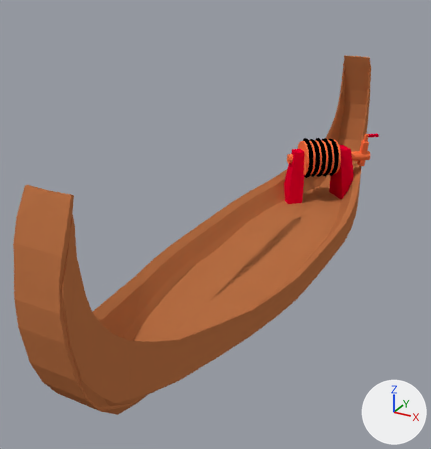
Before and after pictures for a commit that changed the Blender file Assets/Models/LODKA.blend.
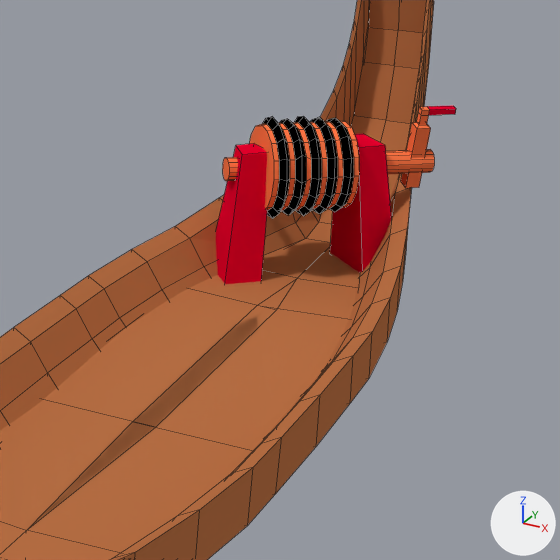
There are two pictures of each version: one whole from a 50 mm camera at (61.34, -61.66, 16.81) aimed at (53.58, -47.55, 9.76), one close up on the part from 46% to 97% of the width and 20% to 70% of the height. Lighting does not change. The marker at lower right points along +X, +Y and +Z. The close-ups show mesh edges as thin lines.
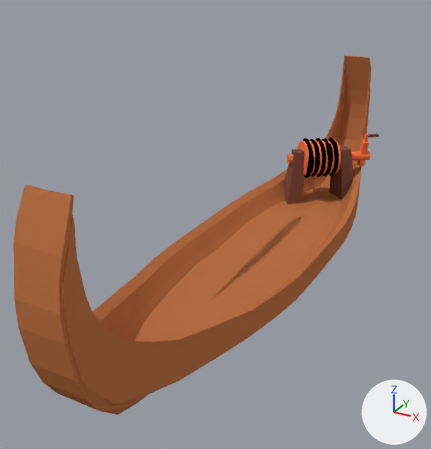
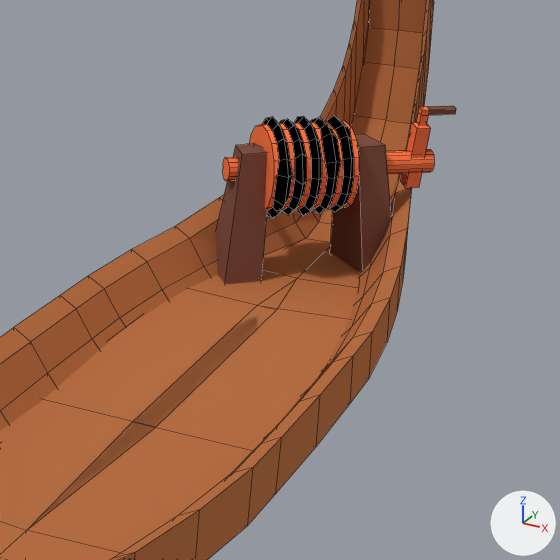
What the commit changed:
Material 'Material.002' (mat_material_002) changes colour from red #e7002d to brown #7f5244; in linear values from (0.8, 0.0, 0.0266) to (0.212, 0.0844, 0.0578).
me_cylinder_001 has 309 vertices, 281 faces and spans x -1.17..1.36, y -1.15..1.17, z -3.45..1.82.
me_cylinder_001 is used by ob_cylinder; location (54.83, -42.41, 10.59); rotation (-1.63, -1.745, 2.3), in degrees (-93, -100, 132); scale (0.596, 0.596, 0.596).
Part 1, on me_cylinder_001:
Vertex 105 of me_cylinder_001 moves from (0.59, -0.81, 0.5) at pixel (295, 160) to (0.61, -0.79, 0.51) at pixel (294, 158).
Vertex 106 of me_cylinder_001 moves from (0.21, -0.98, 0.5) at pixel (295, 178) to (0.19, -0.98, 0.51) at pixel (294, 179).
Vertex 107 of me_cylinder_001 moves from (-0.21, -0.98, 0.5) at pixel (292, 195) to (-0.22, -0.97, 0.51) at pixel (292, 195).
Vertex 118 of me_cylinder_001 moves from (0.87, -0.5, -0.5) at pixel (335, 140) to (0.92, -0.42, -0.56) at pixel (336, 137).
Vertex 119 of me_cylinder_001 moves from (0.59, -0.81, -0.5) at pixel (337, 158) to (0.51, -0.87, -0.56) at pixel (340, 162).
Vertex 134 of me_cylinder_001 moves from (0.87, -0.5, -0.25) at pixel (324, 141) to (0.92, -0.42, -0.19) at pixel (321, 137).
Vertex 135 of me_cylinder_001 moves from (0.59, -0.81, -0.25) at pixel (327, 158) to (0.51, -0.87, -0.19) at pixel (325, 163).
Vertex 166 of me_cylinder_001 moves from (0.24, -1.15, 0.75) at pixel (286, 181) to (0.35, -1.2, 0.75) at pixel (288, 177).
Vertex 167 of me_cylinder_001 moves from (-0.24, -1.15, 0.75) at pixel (284, 200) to (-0.35, -1.2, 0.75) at pixel (284, 206).
Vertex 176 of me_cylinder_001 moves from (1.04, 0.34, -0.75) at pixel (335, 117) to (1.05, 0.43, -0.75) at pixel (333, 115).
Vertex 177 of me_cylinder_001 moves from (1.09, -0.11, -0.75) at pixel (341, 124) to (1.12, -0.2, -0.75) at pixel (343, 124).
Vertex 192 of me_cylinder_001 moves from (0.95, 0.31, -0.62) at pixel (329, 121) to (0.93, 0.39, -0.57) at pixel (326, 121).
Vertex 193 of me_cylinder_001 moves from (0.99, -0.1, -0.62) at pixel (335, 127) to (0.99, -0.19, -0.57) at pixel (334, 129).
Vertex 208 of me_cylinder_001 moves from (0.97, -0.56, -0.38) at pixel (331, 138) to (1.07, -0.51, -0.38) at pixel (331, 133).
Vertex 209 of me_cylinder_001 moves from (0.66, -0.91, -0.38) at pixel (334, 157) to (0.62, -1.01, -0.38) at pixel (335, 161).
Vertex 255 of me_cylinder_001 moves from (0.73, -0.89, 0.39) at pixel (301, 155) to (0.77, -0.88, 0.39) at pixel (302, 153).
Vertex 256 of me_cylinder_001 moves from (0.17, -1.14, 0.39) at pixel (301, 183) to (0.15, -1.17, 0.38) at pixel (302, 184).
Vertex 257 of me_cylinder_001 moves from (-0.23, -1.09, 0.37) at pixel (299, 198) to (-0.25, -1.1, 0.37) at pixel (299, 199).
Vertex 270 of me_cylinder_001 moves from (0.21, -0.98, 0.62) at pixel (289, 178) to (0.3, -0.95, 0.57) at pixel (292, 174).
Vertex 271 of me_cylinder_001 moves from (-0.21, -0.98, 0.62) at pixel (287, 195) to (-0.3, -0.95, 0.57) at pixel (288, 198).
Vertex 286 of me_cylinder_001 moves from (0.21, -0.98, 0.88) at pixel (279, 179) to (0.3, -0.95, 0.93) at pixel (276, 175).
Vertex 287 of me_cylinder_001 moves from (-0.21, -0.98, 0.88) at pixel (276, 195) to (-0.3, -0.95, 0.93) at pixel (273, 199).
Vertex 296 of me_cylinder_001 moves from (0.95, 0.31, -0.88) at pixel (340, 121) to (0.93, 0.39, -0.93) at pixel (340, 120).
Vertex 297 of me_cylinder_001 moves from (0.99, -0.1, -0.88) at pixel (346, 127) to (0.99, -0.19, -0.93) at pixel (349, 129).

What differs and where, as boxes [x1, y1, x2, y2] in the close-ups (560 x 560 px; the box of a moved part takes in the faces that stretch with it):
'Cylinder', recoloured, reshaped: [223, 106, 456, 219] in both
'Cube.202', recoloured (red to brown): [216, 143, 267, 284] in both
'Cube.201', recoloured (red to brown): [330, 134, 392, 273] in both
part 1 of me_cylinder_001, moved or reshaped: before [268, 118, 356, 213]; after [268, 115, 356, 213]
